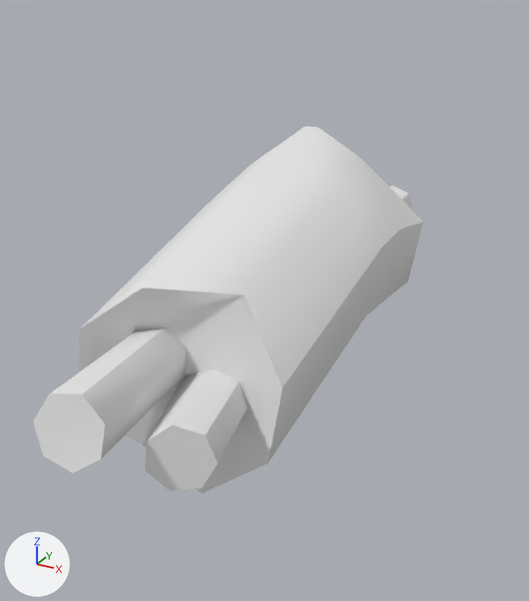
The OBJ model target/default/models/gibs/gib_2/tris.obj: old version first, new version second.
Rendered twice from a 50 mm lens placed at (8.85, -17.49, 9.69), pointed at (-0.19, -1.05, 1.47). Arrows for +X, +Y and +Z are at lower left; the lights stay in place. Where no turn or scale is listed for an object, it has been applied to the vertices.

Before the edit, the objects in view are built like this:
```python
me_tris = bpy.data.meshes.new('tris')
me_tris.from_pydata(...)  # 87 vertices, 170 faces; spans x -4.1..3.7, y -11.1..9.7, z -0.9..5.2
me_tris.materials.append(mat_material01)  # white #e7e7e7
ob_tris = bpy.data.objects.new('tris', me_tris)
ob_tris.location = (0.0, 0.0, 0.0)
```
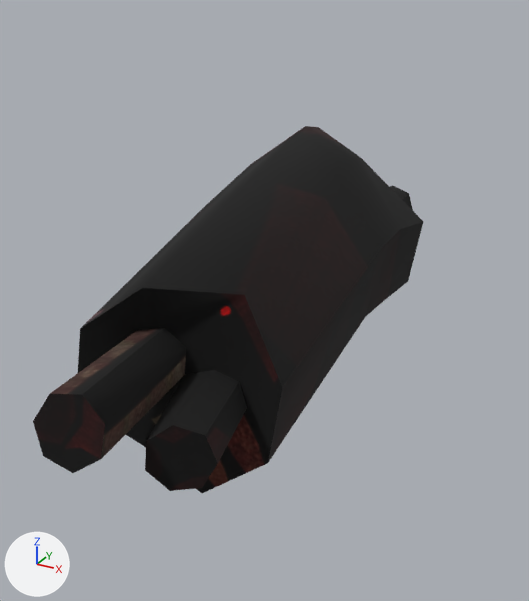
Pixel boxes (x1, y1, x2, y2) of what changed, in the pictures (529 x 601 px):
```json
{"object": "tris", "change": "recoloured", "before": [33, 126, 423, 493], "after": [33, 126, 423, 493], "on screen": "white to black"}
```

Edits to the scene script, one JSON object a line:
```json
{"op": "add", "block": "img_skin_tga", "code": ["img_skin_tga = load_image('skin.tga', '../gib_4/skin.tga', 512, 512, 'sRGB')"]}
{"op": "add", "block": "mat_skin", "code": ["mat_skin = principled_material('skin')", "mat_skin.texture = img_skin_tga", "mat_skin.roughness = 1.0"]}
{"block": "me_tris", "where": "me_tris.from_pydata(...)  # 87 vertices, 170 faces; spans x -4.1..3.7, y -11.1..9.7, z -0.9..5.2"}
{"op": "remove", "block": "me_tris", "code": "me_tris.materials.append(mat_material01)  # white #e7e7e7"}
{"op": "add", "block": "me_tris", "code": "me_tris.materials.append(mat_skin)  # picture img_skin_tga"}
```
